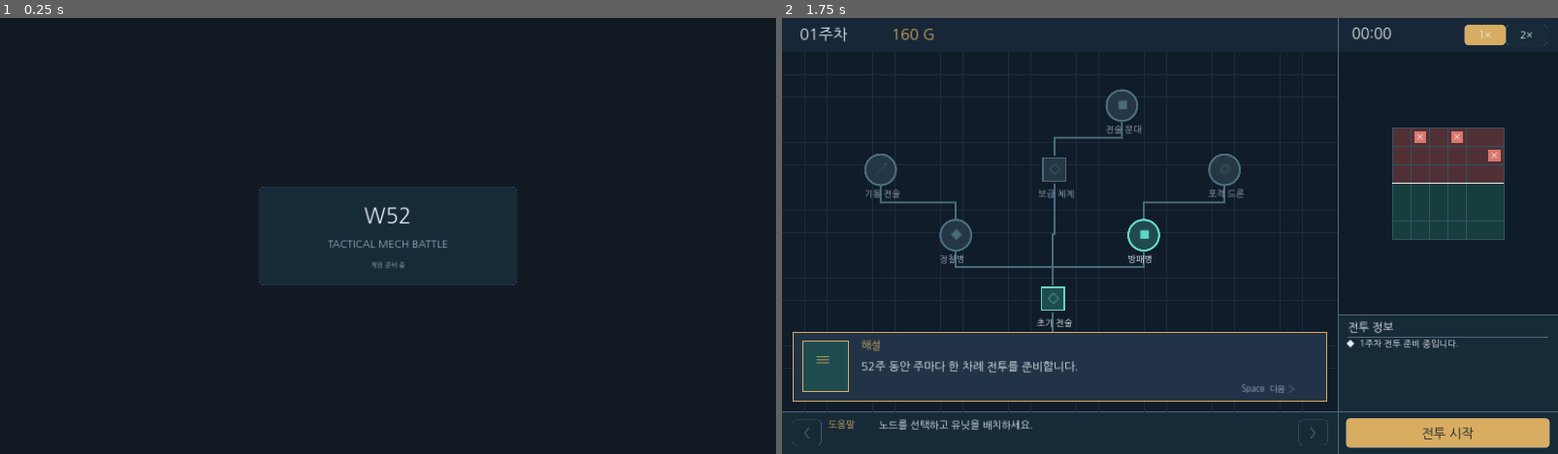
Above: before the commit, frames 1-2 (left to right).
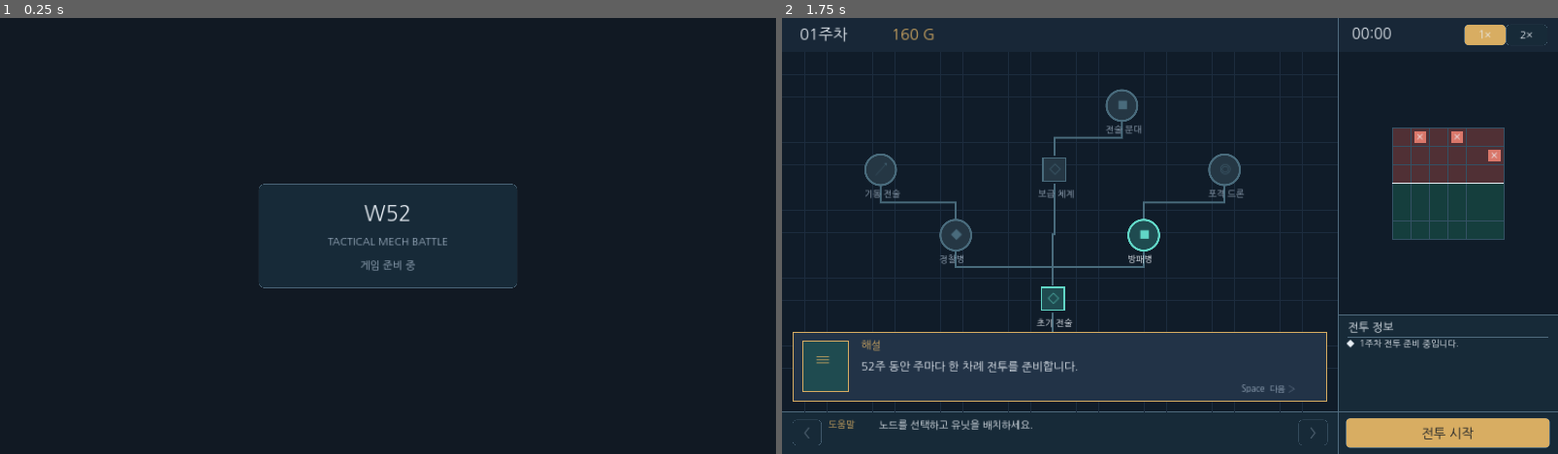
Above: after the commit, the same moments.

Repository: xcliming-svg/w52
Game: Godot game, scene res://main.tscn
Same seed, same stepped clock (60 frames per second), same inputs: the game is played once before the commit and once after it.
Inputs (mouse positions are in pixels of both pictures, inside the frame that each line leads up to):
- Up to frame 1 (0.25 s): no input
- Up to frame 2 (1.75 s): tap Enter at 0.5 s; move the mouse to (1340, 214) at 0.52 s; click (1340, 214) at 0.67 s; tap Space at 0.77, 1.25, 1.52 s; move the mouse to (1014, 257) at 1.27 s; click (1014, 257) at 1.42 s

The runs differ from the first frame. In frame 1, 0.5% of the frame differs, in the area x 33-67%, y 38-62%; in frame 2, nothing differs.

Commit message:
test: verify 52-week UI state loop and unify remaining menu typography

Diff:
--- a/main.gd
+++ b/main.gd
@@ -35,6 +35,7 @@
     KOREAN_UI_FONT.set_fallbacks(fallback_fonts)
     var ui_theme := Theme.new()
     ui_theme.default_font = KOREAN_UI_FONT
+    ui_theme.default_font_size = 26
     theme = ui_theme
     process_mode = Node.PROCESS_MODE_ALWAYS
     settings_store = SettingsStore.new()
--- a/scenes/title.tscn
+++ b/scenes/title.tscn
@@ -24,7 +24,7 @@
 
 [node name="LogoArt" type="TextureRect" parent="."]
 visible = false
-custom_minimum_size = Vector2(260, 80)
+custom_minimum_size = Vector2(520, 160)
 mouse_filter = 2
 expand_mode = 1
 stretch_mode = 5
--- a/scripts/settings_menu.gd
+++ b/scripts/settings_menu.gd
@@ -27,7 +27,7 @@
 
 func _add_volume_row(column: VBoxContainer, label_text: String, bus_name: String, volume: float) -> void:
     var row := HBoxContainer.new()
-    row.add_theme_constant_override("separation", 10)
+    row.add_theme_constant_override("separation", 20)
     var name_label: Label = UI.make_label(label_text, 25)
     name_label.horizontal_alignment = HORIZONTAL_ALIGNMENT_LEFT
     name_label.custom_minimum_size.x = 214.0
--- a/scripts/title.gd
+++ b/scripts/title.gd
@@ -11,7 +11,7 @@
     var logo_art := get_node("LogoArt") as TextureRect
     logo_art.reparent(column)
     column.move_child(logo_art, 0)
-    column.add_child(UI.make_label("게임 준비 중", 16, UI.MUTED))
+    column.add_child(UI.make_label("게임 준비 중", 26, UI.MUTED))
     get_tree().create_timer(1.5).timeout.connect(_on_timer_timeout)
 
 
--- /dev/null
+++ b/tests/w52_ui_smoke.gd
@@ -0,0 +1,94 @@
+extends SceneTree
+## Headless scene smoke test. This validates state/interaction wiring, not combat balance or visual QA.
+
+func _initialize() -> void:
+    call_deferred("_run")
+
+func _run() -> void:
+    var game_scene: PackedScene = load("res://scenes/game.tscn")
+    if game_scene == null:
+        push_error("W52 smoke: missing Game scene")
+        quit(1)
+        return
+    var game: Control = game_scene.instantiate() as Control
+    root.add_child(game)
+    await process_frame
+
+    if int(ProjectSettings.get_setting("display/window/size/viewport_width")) != 1920:
+        push_error("W52 smoke: wrong logical viewport width")
+        quit(1)
+        return
+    if int(ProjectSettings.get_setting("display/window/size/viewport_height")) != 1080:
+        push_error("W52 smoke: wrong logical viewport height")
+        quit(1)
+        return
+
+    var battles := 0
+    for expected_week in range(1, 53):
+        if int(game.get("week")) != expected_week:
+            push_error("W52 smoke: week mismatch at %d" % expected_week)
+            quit(1)
+            return
+        for line in range(5):
+            game.call("_advance_dialogue")
+        if str(game.get("phase")) != "prepare":
+            push_error("W52 smoke: dialogue did not enter prepare")
+            quit(1)
+            return
+
+        game.call("_change_help", 999)
+        if int(game.get("help_index")) > expected_week:
+            push_error("W52 smoke: future help unlocked")
+            quit(1)
+            return
+
+        game.call("_select_node", "guard")
+        if str(game.get("selected_id")) != "guard":
+            push_error("W52 smoke: tree node selection failed")
+            quit(1)
+            return
+        game.call("_deploy_selected")
+        var allies: Array = game.get("placements")
+        if allies.is_empty():
+            push_error("W52 smoke: deploy failed")
+            quit(1)
+            return
+
+        game.call("_battle_action")
+        if str(game.get("phase")) != "battle":
+            push_error("W52 smoke: failed to start battle")
+            quit(1)
+            return
+        game.call("_battle_action")
+        if str(game.get("phase")) != "battle":
+            push_error("W52 smoke: duplicate start corrupted phase")
+            quit(1)
+            return
+        game.call("_process", 19.0)
+        if str(game.get("phase")) != "result":
+            push_error("W52 smoke: result transition failed")
+            quit(1)
+            return
+        battles += 1
+        if expected_week < 52:
+            game.call("_battle_action")
+
+    if battles != 52 or int(game.get("week")) != 52:
+        push_error("W52 smoke: expected 52 battles")
+        quit(1)
+        return
+
+    var store = load("res://scripts/save_manager.gd").new()
+    var saved: Dictionary = game.call("snapshot")
+    if not store.save_game(saved):
+        push_error("W52 smoke: save failed")
+        quit(1)
+        return
+    var restored: Dictionary = store.load_game()
+    if int(restored.get("week", 0)) != 52 or int(restored.get("g", -1)) < 0:
+        push_error("W52 smoke: restore invalid")
+        quit(1)
+        return
+    store.clear_save()
+    print("W52_UI_SMOKE_OK: 52 battles, dialogues, help gating, deployment, save/restore, 1920x1080")
+    quit(0)
